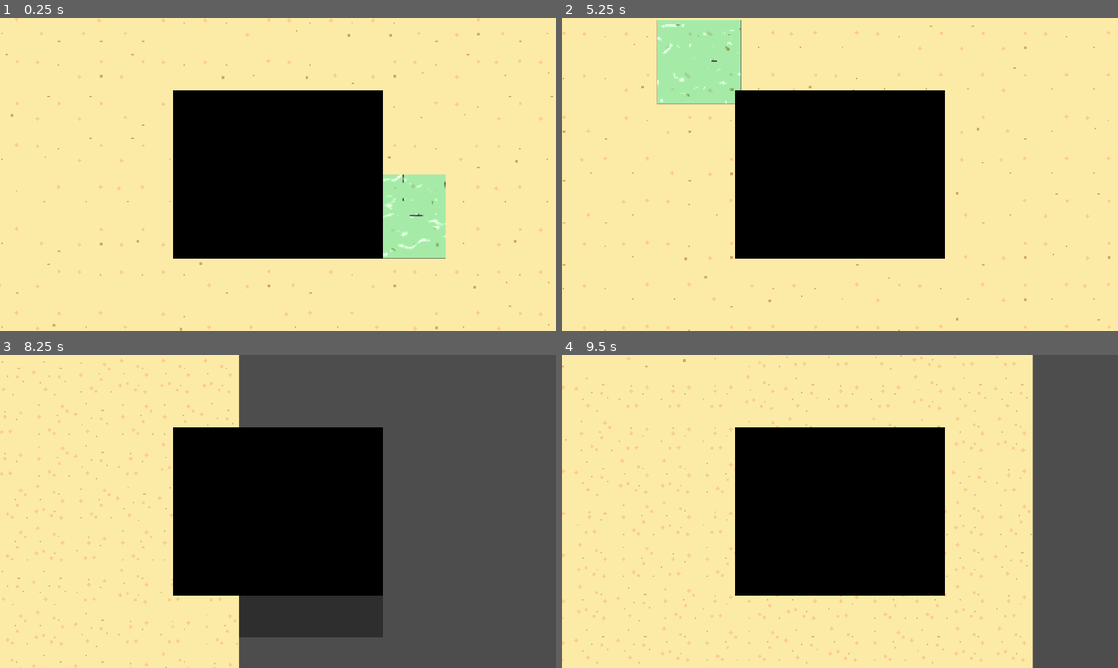
Above: before the commit, frames 1-4 (two rows, left to right).
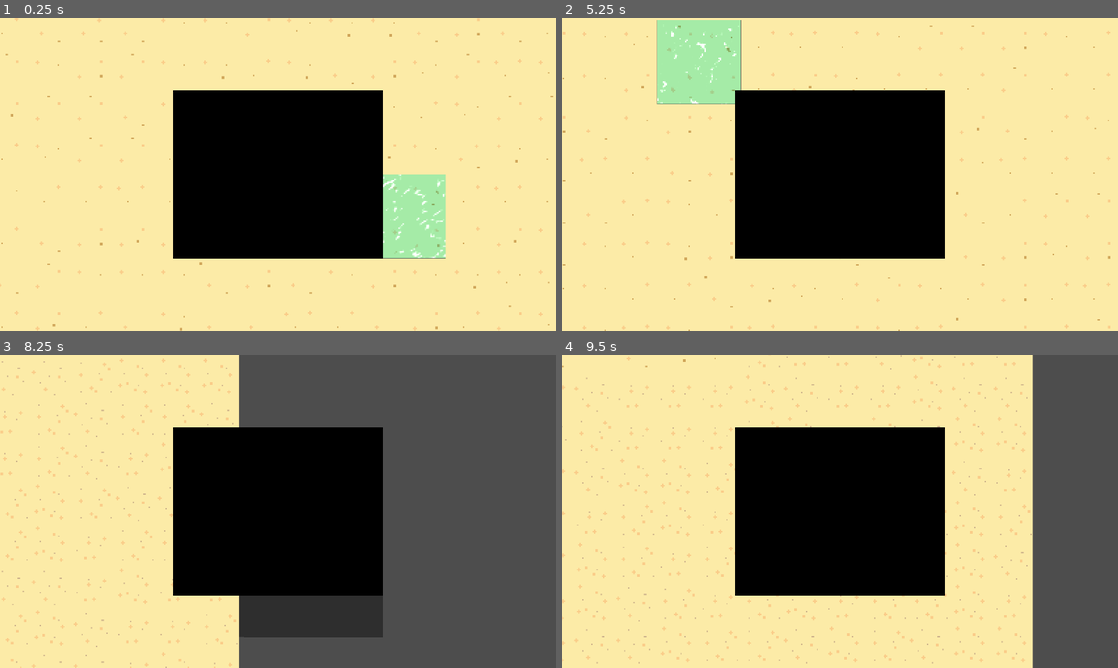
Above: after the commit, the same moments.

Repository: Lukko-Digital/Sift
Game: Godot game, scene res://scenes/main.tscn
Same seed, same stepped clock (60 frames per second), same inputs: the game is played once before the commit and once after it.
Inputs:
- Up to frame 1 (0.25 s): no input
- Up to frame 2 (5.25 s): hold D (right) 0.53-1.28 s; tap Space (dash) every 0.75 s from 0.6 to 5.1 s; hold S (down) 1.28-2.03 s; hold D (right) 2.03-2.78 s; hold W (up) 2.78-3.53 s; hold A (left) 3.53-5.03 s; hold S (down) from 5.03 s (still down)
- Up to frame 3 (8.25 s): release S (down) at 5.78 s; hold D (right) 5.78-6.53 s; tap Space (dash) every 0.75 s from 5.85 to 8.1 s; hold W (up) 6.53-7.28 s; hold D (right) 7.28-8.03 s; hold S (down) from 8.03 s (still down)
- Up to frame 4 (9.5 s): release S (down) at 8.78 s; hold A (left) from 8.78 s (still down); tap Space (dash) at 8.85 s

The runs differ from the first frame. In frame 1, 0.4% of the frame differs, in the area x 68-81%, y 50-77%; in frame 2, 0.3%; in frame 3, less than 0.1%; in frame 4, nothing differs.

Commit message:
water shaders with new tilemap

Diff:
--- a/scenes/main.tscn
+++ b/scenes/main.tscn
@@ -26,11 +26,12 @@
 layer_0/tile_data = PackedInt32Array(2, 458752, 7, 65538, 393216, 6, 3, 458752, 8, 65539, 327680, 7)
 
 [node name="ColorRect" type="ColorRect" parent="Water_Tile"]
+z_index = 6
 material = SubResource("ShaderMaterial_443td")
 offset_left = -767.0
 offset_top = -676.0
 offset_right = 964.0
-offset_bottom = 715.0
+offset_bottom = 894.0
 
 [node name="Bg_Tile" type="TileMap" parent="."]
 visible = false
--- a/scripts/shaders/water.gdshader
+++ b/scripts/shaders/water.gdshader
@@ -28,7 +28,7 @@
 	vec2 uv = local / vec2(textureSize(noise1, 0));
 	float depth = texture(noise1, uv + scroll1 * TIME).r * texture(noise2, uv + scroll2 * TIME).r;
 
-	vec2 distortion_uv = UV + distortion_strength * (depth - 0.2);
+	vec2 distortion_uv = UV + distortion_strength * (depth - 0.5);
 
 	vec4 screen_color = texture(TEXTURE, distortion_uv);
 
--- a/scripts/shaders/water_noise_texture_2d.tres
+++ b/scripts/shaders/water_noise_texture_2d.tres
@@ -1,10 +1,10 @@
 [gd_resource type="NoiseTexture2D" load_steps=2 format=3 uid="uid://cb686xgf4waln"]
 
 [sub_resource type="FastNoiseLite" id="FastNoiseLite_8n3l3"]
+frequency = 0.007
 fractal_type = 2
 fractal_octaves = 3
-fractal_gain = 0.7
-fractal_weighted_strength = 0.5
+fractal_gain = 1.0
 
 [resource]
 seamless = true
--- a/scripts/shaders/water_shader_material.tres
+++ b/scripts/shaders/water_shader_material.tres
@@ -7,11 +7,11 @@
 shader = ExtResource("1_agdo8")
 shader_parameter/scroll1 = Vector2(0.02, 0)
 shader_parameter/scroll2 = Vector2(-0.05, 0.02)
-shader_parameter/distortion_strength = 0.011
-shader_parameter/light_start = 0.479
-shader_parameter/light_end = 0.769
-shader_parameter/top_color = Color(0.517647, 0.490196, 0.52549, 1)
-shader_parameter/view_to_local = Projection(4, 0, 0, 0, 0, 4, 0, 0, 0, 0, 4, 0, 0, 0, 0, 1)
+shader_parameter/distortion_strength = 0.0081
+shader_parameter/light_start = 0.534
+shader_parameter/light_end = 0.718
+shader_parameter/top_color = Color(1, 1, 1, 1)
+shader_parameter/view_to_local = Projection(5, 1, 0, 0, 1, 5, 0, 0, 0, 0, 1, 0, 0, 0, 0, 1)
 shader_parameter/transparency = Color(0.654902, 1, 1, 1)
 shader_parameter/noise1 = ExtResource("2_tmwg8")
 shader_parameter/noise2 = ExtResource("2_tmwg8")
Not shown: 1 places in assets/tilemaps/main.tres that only renumber resources
Not shown: 1 places in scenes/player.tscn that only renumber resources
Not shown: 1 places in scenes/water.tscn that only renumber resources
Not shown: 1 places in scripts/shaders/water_reflection_material.tres that only renumber resources
